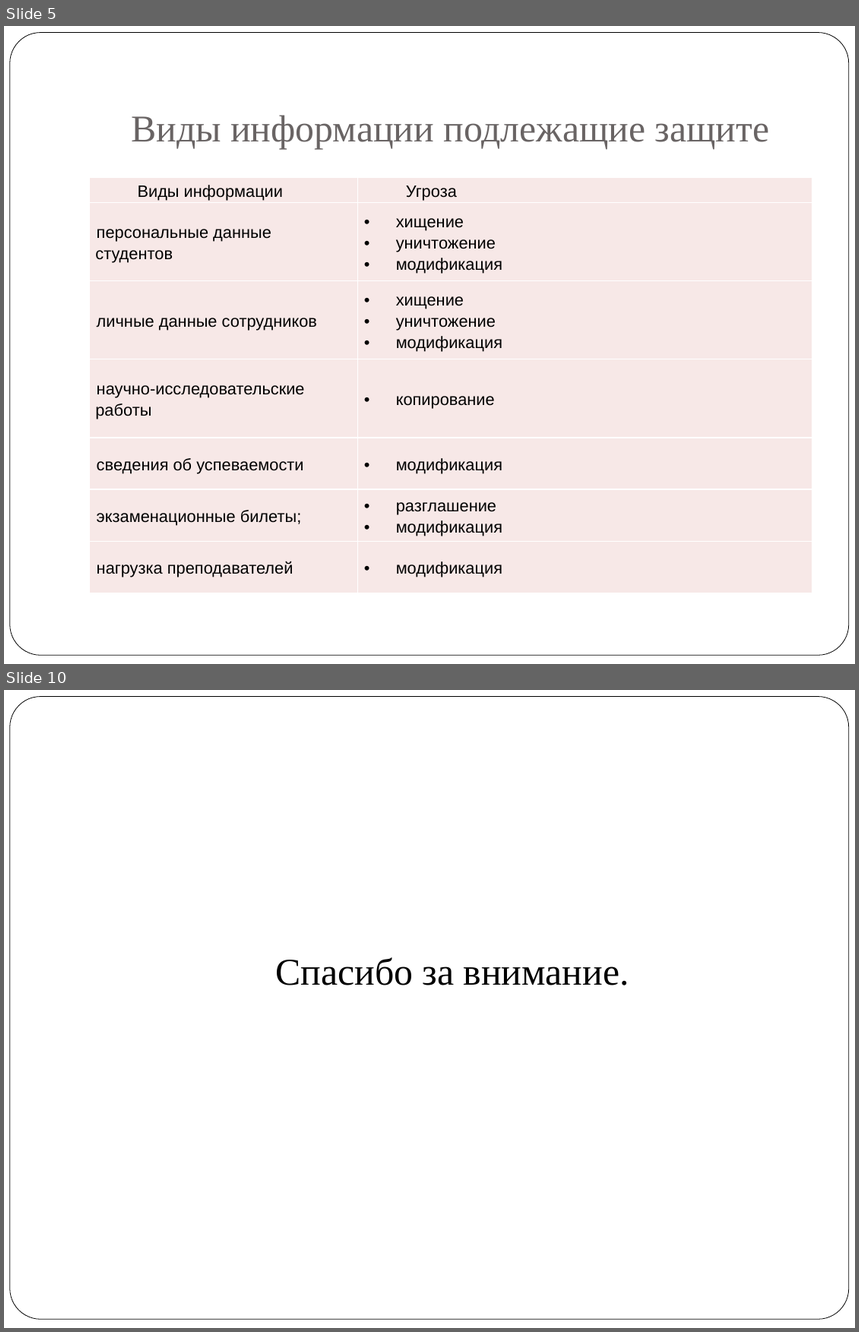
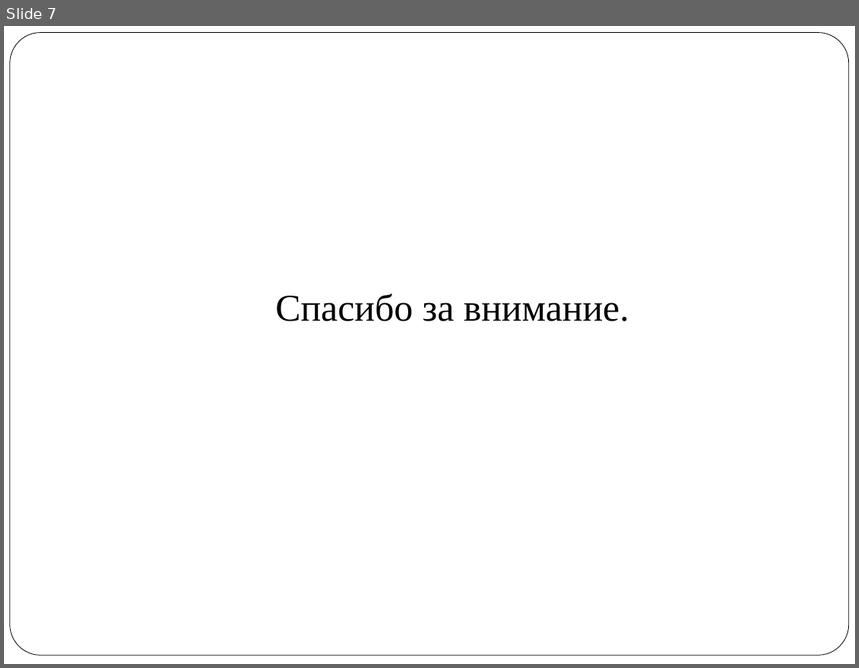
Before and after one commit to vlad324/diploma-rfe, a slide deck: diploma_radkevich.pptx. Shown one above the other, each under a label of ours: slides 5 and 10 before the commit, slide 7 after it; the slides between them are not shown. The pictures are 859x1332 and 859x668 pixels, drawn with LibreOffice and Linux fonts; fonts in the diff are those of the drawing. Boxes give left, top, right and bottom in pixels: in the first picture for what was removed or moved away, otherwise in the second. Text is boxed around its words. In the diff, an @@ line names an element or a change of style, - is before the commit and + after.

```diff
--- a/diploma_radkevich.pptx
+++ b/diploma_radkevich.pptx
@@ slide 5 removed at (4,26,855,664), background #FFFFFF; not listed: 1 template element that a slide beside it also shows @@
@@ title removed at (131,115,770,149) @@
-Виды информации подлежащие защите
@@ table removed at (89,177,813,593), 7 rows, 2 columns @@
-Виды информации | Угроза
-персональные данные студентов | хищение / уничтожение / модификация
-личные данные сотрудников | хищение / уничтожение / модификация
-научно-исследовательские работы | копирование
-сведения об успеваемости | модификация
-экзаменационные билеты; | разглашение / модификация
-нагрузка преподавателей | модификация
@@ what was slide 10 is now slide 7 @@
```
Also in this commit, not shown: 3 slides changed, 3 slides added, 5 other slides removed, 1 other file.
